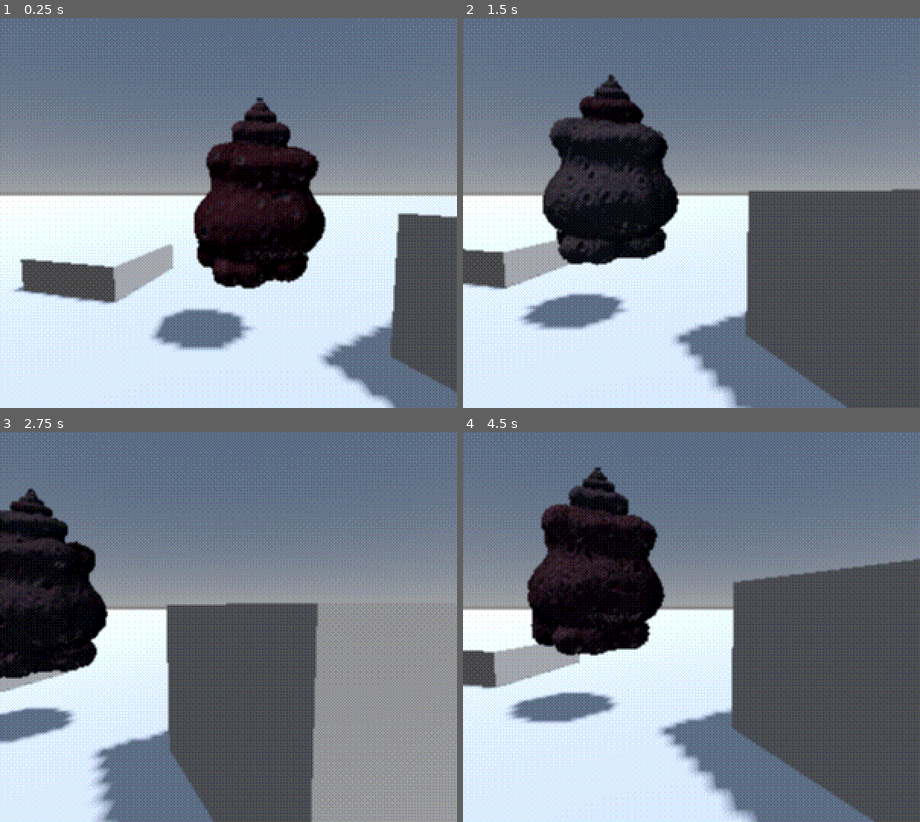
Above: before the commit, frames 1-4 (two rows, left to right).
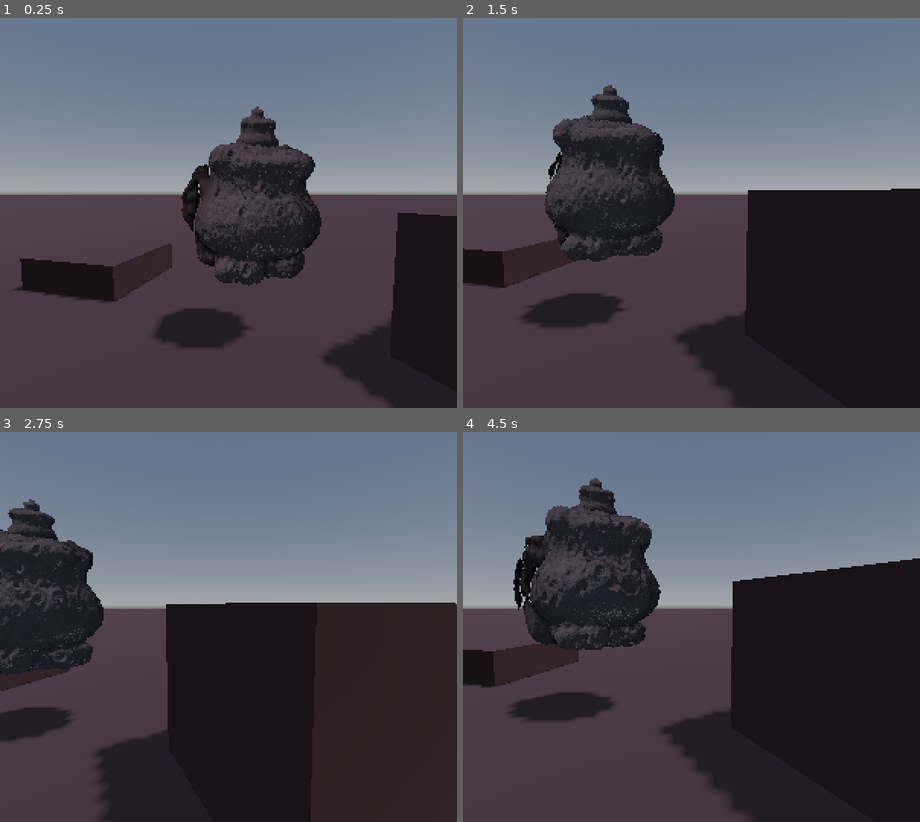
Above: after the commit, the same moments.

Repository: kiwijuice56/gd-fractals
Game: Godot game, scene res://main.tscn
The game is run twice, just before and just after one commit, with the same random seed, the same clock (stepped at 60 frames per second) and the same inputs.
Inputs (mouse positions are in pixels of both pictures, inside the frame that each line leads up to):
- Up to frame 1 (0.25 s): no input
- Up to frame 2 (1.5 s): tap Enter at 0.5 s; move the mouse to (792, 193) at 0.52 s; hold D 0.53-1.25 s; tap Q at 0.6 s; click (792, 193) at 0.67 s; drag from (600, 232) to (668, 291) at 1.27 s
- Up to frame 3 (2.75 s): move the mouse to (274, 541) at 2.02 s; hold D from 2.03 s (still down); tap Shift at 2.1 s
- Up to frame 4 (4.5 s): release D at 2.75 s; drag from (668, 705) to (554, 568) at 2.77 s; move the mouse to (828, 685) at 3.52 s; hold A 3.53-4.25 s; tap Q at 3.6 s; drag from (554, 568) to (622, 529) at 4.27 s

The runs differ from the first frame. In frame 1, 63% of the frame differs, in the area x 0-100%, y 0-100%; in frame 2, 61%; in frame 3, 63%; in frame 4, 69%.

Commit message:
Mandelbulb fusion

Diff:
--- a/examples/bird/bird.gd
+++ b/examples/bird/bird.gd
@@ -2,3 +2,4 @@
 
 func _process(delta: float) -> void:
 	rotate_y(delta * 0.1)
+	rotate_z(delta * 0.01)
--- a/examples/bird/bird.tscn
+++ b/examples/bird/bird.tscn
@@ -12,7 +12,7 @@
 height = 0.7
 
 [node name="Bird" type="MeshInstance3D" unique_id=965001392]
-transform = Transform3D(-0.73475295, 0, 0.23927264, 0, 1, 0, -0.2302999, 0, -0.76337975, 0, 0, 0)
+transform = Transform3D(0.715, 0, 0, 0, 1, 0, 0, 0, 0.8, 0, 0, 0)
 material_override = ExtResource("1_ffvbg")
 cast_shadow = 0
 extra_cull_margin = 16.0
--- a/examples/bird/bird_material.tres
+++ b/examples/bird/bird_material.tres
@@ -31,29 +31,30 @@
 [resource]
 render_priority = 0
 shader = ExtResource("1_vx6m2")
-shader_parameter/max_iterations = 128
+shader_parameter/max_iterations = 100
 shader_parameter/max_bounce = 1
-shader_parameter/collision_threshold = 0.02
+shader_parameter/collision_threshold = 0.015
 shader_parameter/normal_sample_length = 0.016
 shader_parameter/march_proportion = 0.10000000475
 shader_parameter/runaway_threshold = 10.0
-shader_parameter/bounding_radius = 1.155
-shader_parameter/fractal_iterations = 6
+shader_parameter/bounding_radius = 1.145
+shader_parameter/fractal_iterations = 8
 shader_parameter/fractal_color_1 = Color(0.9280552, 0.7603155, 0.81178653, 1)
-shader_parameter/fractal_color_2 = Color(0.6560757, 0.20874333, 0.26570305, 1)
+shader_parameter/fractal_color_2 = Color(0.84, 0.5964, 0.60045993, 1)
 shader_parameter/color_center_point = Vector3(0, 8.805, -0.5)
 shader_parameter/color_balance = 0.1600000076
+shader_parameter/color_frequency = 4.0
 shader_parameter/fractal_animation_amount = 0.2
-shader_parameter/mandelbulb_power = 8.0
+shader_parameter/mandelbulb_power = 4.2
 shader_parameter/mandelbulb_runaway_threshold = 2.0
 shader_parameter/alpha = 4.945
 shader_parameter/beta = -0.04
 shader_parameter/noise = SubResource("NoiseTexture3D_rvi3a")
 shader_parameter/noise_frequency = 1.5
-shader_parameter/portal_center = Vector3(0.51, 0.94, 0.5)
-shader_parameter/portal_offset = Vector3(0.5, 0.815, 0.5)
-shader_parameter/portal_radius = 0.27
-shader_parameter/portal_scale = 1.935
+shader_parameter/portal_center_1 = Vector3(0.5, 0.855, 0.5)
+shader_parameter/portal_offset_1 = Vector3(0.5, 0.47, 0.5)
+shader_parameter/portal_radius_1 = 0.205
+shader_parameter/portal_scale_1 = 2.96
 shader_parameter/sdf_texture = ExtResource("2_vo2so")
 shader_parameter/light_direction = Vector3(0, 1, 0.5)
 shader_parameter/base_smoothness = 24.585
--- a/main.tscn
+++ b/main.tscn
@@ -1,7 +1,6 @@
-[gd_scene load_steps=12 format=3 uid="uid://bmmi6fbli5q4t"]
+[gd_scene load_steps=11 format=3 uid="uid://bmmi6fbli5q4t"]
 
 [ext_resource type="Script" uid="uid://ddqpmv4pp7myy" path="res://free_look_camera.gd" id="2_0xm2m"]
-[ext_resource type="PackedScene" uid="uid://cyg8hpbibrrl2" path="res://examples/bunny/bunny.tscn" id="2_h2yge"]
 [ext_resource type="PackedScene" uid="uid://d4cw3m0wkykjp" path="res://examples/bird/bird.tscn" id="3_1bvp3"]
 [ext_resource type="Shader" uid="uid://txdiegqab6us" path="res://dither.gdshader" id="3_h2yge"]
 
@@ -15,9 +14,12 @@
 sky = SubResource("Sky_h2yge")
 volumetric_fog_enabled = true
 volumetric_fog_density = 0.3
-volumetric_fog_albedo = Color(0.9547927, 0.9026788, 0.9360225, 1)
+volumetric_fog_albedo = Color(0.65, 0.50049996, 0.5279083, 1)
+volumetric_fog_emission = Color(0.23, 0.1472, 0.19273998, 1)
+volumetric_fog_anisotropy = 0.74
 
 [sub_resource type="StandardMaterial3D" id="StandardMaterial3D_1bvp3"]
+albedo_color = Color(0.34, 0.2516, 0.26928002, 1)
 
 [sub_resource type="PlaneMesh" id="PlaneMesh_0xm2m"]
 
@@ -33,6 +35,7 @@
 [node name="DirectionalLight3D" type="DirectionalLight3D" parent="." unique_id=904793790]
 transform = Transform3D(1, 0, 0, 0, -0.50000006, 0.8660254, 0, -0.8660254, -0.50000006, 0, 1, 0)
 light_energy = 0.2
+light_volumetric_fog_energy = 2.0
 shadow_enabled = true
 shadow_blur = 2.0
 
@@ -43,10 +46,6 @@
 transform = Transform3D(-4.3545054e-08, -0.08715574, 0.9961947, -3.8096983e-09, 0.9961947, 0.08715574, -1, -4.440892e-16, -4.371139e-08, 1.6558222, 0.6141418, 0.15462565)
 script = ExtResource("2_0xm2m")
 sensitivity = 0.2
-
-[node name="BunnyScene" parent="." unique_id=965001392 instance=ExtResource("2_h2yge")]
-transform = Transform3D(0.8660254, 0, 0.5, 0, 1, 0, -0.5, 0, 0.8660254, -1.9, 0.5, -0.90000004)
-visible = false
 
 [node name="BirdScene" parent="." unique_id=2124899352 instance=ExtResource("3_1bvp3")]
 transform = Transform3D(0.7880831, 0, 0.39999998, 0, 0.99999994, 0, -0.45499998, 0, 0.69282025, 0, 0.5, 0)
@@ -69,6 +68,7 @@
 mesh = SubResource("BoxMesh_0xm2m")
 
 [node name="Dither" type="ColorRect" parent="." unique_id=1953038721]
+visible = false
 material = SubResource("ShaderMaterial_1bvp3")
 anchors_preset = 15
 anchor_right = 1.0
--- a/rendering/raymarcher.gdshader
+++ b/rendering/raymarcher.gdshader
@@ -6,6 +6,7 @@
 const float SMOOTH_UNION_MULTIPLIER = 4.0; // See smooth_union(...)
 const float BOUNCE_EPSILON_MULTIPLIER = 4.0; // Controls how far a ray should move away from a surface to prevent artifacts during shadows/bounces
 const float SHADOW_EPSILON_MULTIPLIER = 4.0;
+const float DR_MIX = 0.3;
 
 group_uniforms raymarching;
 uniform int max_iterations = 256; // Max iterations any ray can march
@@ -21,7 +22,8 @@
 uniform vec4 fractal_color_1: source_color = vec4(0.6, 0.0, 0.5, 1.0);
 uniform vec4 fractal_color_2: source_color = vec4(0.0, 0.3, 0.2, 1.0);
 uniform vec3 color_center_point = vec3(0.0, 0.5, -0.5); // Color parameters for fractal algorithms
-uniform float color_balance: hint_range(0.0, 1.0) = 0.5; // Sliding scale for the two fractal colors
+uniform float color_balance: hint_range(0.0, 1.0) = 0.5; // Sliding scale for the two fractal colors (mandelbulb only)
+uniform float color_frequency = 4.0;
 uniform float fractal_animation_amount = 0.3;
 
 group_uniforms mandelbulb;
@@ -33,10 +35,10 @@
 uniform float beta = -0.135; // "thickness" of fractal surface
 uniform sampler3D noise: repeat_enable, filter_linear; // Used to give surface fractal-like detail
 uniform float noise_frequency = 2.0;
-uniform vec3 portal_center = vec3(0.5, 0.6, 0.0); // Position of the portal
-uniform vec3 portal_offset = vec3(0.45, 0.6, 0.2); // Position that the portal should teleport to
-uniform float portal_radius = 0.3;
-uniform float portal_scale = 4.0;
+uniform vec3 portal_center_1 = vec3(0.5, 0.6, 0.0); // Position of the portal
+uniform vec3 portal_offset_1 = vec3(0.45, 0.6, 0.2); // Position that the portal should teleport to
+uniform float portal_radius_1 = 0.3;
+uniform float portal_scale_1 = 4.0;
 
 group_uniforms mesh;
 uniform sampler3D sdf_texture: repeat_disable, filter_linear; // Signed distance function
@@ -89,20 +91,20 @@
 	vec3 x = p;
 	float r = 0.0;
 	float dr = 1.0;
-
+	float animated_power = mandelbulb_power + sin(TIME) * 1.0;
 	for (int i = 0; i < fractal_iterations; i++) {
 		r = length(x);
 		if (r > mandelbulb_runaway_threshold) {
 			break;
 		}
-		dr = pow(r, mandelbulb_power - 1.0) * mandelbulb_power * dr;
+		dr = pow(r, animated_power - 1.0) * animated_power * dr;
 
 		// Mandelbulb folding
 		float theta = acos(x.z / r);
 		float phi = atan(x.y, x.x);
-		theta = theta * mandelbulb_power;
-		phi = phi * mandelbulb_power;
-		x = p + pow(r, mandelbulb_power) * vec3(sin(theta) * cos(phi), sin(phi) * sin(theta), cos(theta));
+		theta = theta * animated_power;
+		phi = phi * animated_power;
+		x = p + pow(r, animated_power) * vec3(sin(theta) * cos(phi), sin(phi) * sin(theta), cos(theta));
 		collision_info.r = min(collision_info.r, length(x - color_center_point));
 	}
 	collision_info.r *= color_balance;
@@ -145,30 +147,44 @@
 
 	for (int i = 0; i < fractal_iterations; i++) {
 		r = length(x);
-
-		float dist_to_portal = length(x.xyz - portal_center);
-		if (dist_to_portal < portal_radius) {
-			x.xyz = dist_to_portal * normalize(x.xyz - portal_center) * portal_scale + portal_offset;
-			dr *= portal_scale;
+		float dist_to_portal_1 = length(x.xyz - portal_center_1);
+		if (dist_to_portal_1 <= portal_radius_1) {
+			x.xyz = dist_to_portal_1 * normalize(x.xyz - portal_center_1) * portal_scale_1 + portal_offset_1;
+			dr *= portal_scale_1;
 		} else {
 			vec3 D = normalize(texture(noise, fractal_animation_amount * sin(vec3(0.2, 0.3, 0.2) * TIME) + noise_frequency * x.xyz).rgb);
 			vec3 _garbage;
 			float R = exp(alpha * (mesh_DE(x.xyz, _garbage) + beta + fractal_animation_amount *  0.01 * sin(TIME) - 0.01));
-			vec3 x_prev = x.xyz;
 			x.xyz = D * R;
 			float dr_scale = alpha * R * (1.0 + noise_frequency);
 			dr = dr * dr_scale;
-			dr = mix(dr, sqrt(dr), 0.3);
-			collision_info.r += 4.0 * exp(D.x);
+			dr = mix(dr, sqrt(dr), DR_MIX); // More resistant to noise
+			collision_info.r += color_frequency * exp(D.x);
 		}
 	}
 	return  r / dr;
 }
 
 float world_DE(vec3 p, inout int collider_id, inout vec3 collision_info) {
-	collider_id = 1;
-	collision_info = vec3(1.0, MAX_DISTANCE, 0.0);
-	return mesh_fractal_DE(p, collision_info);
+
+	vec3 mesh_collision_info = vec3(1.0, MAX_DISTANCE, 0.0);
+	vec3 mandel_collision_info = vec3(1.0, MAX_DISTANCE, 0.0);
+
+	float mesh_dist = mesh_fractal_DE(p, mesh_collision_info);
+	float mandel_dist = mandelbulb_DE(vec3(3.0, 4.0, 4.0) * p - vec3(-1.2, 0.0, 0.0), mandel_collision_info);
+	float dist = smooth_union(mesh_dist, mandel_dist, 0.15);
+
+	if (mesh_dist < mandel_dist) {
+		collider_id = 1;
+		collision_info = mesh_collision_info;
+		return dist;
+	} else {
+		collider_id = 0;
+		collision_info = mesh_collision_info;
+		return dist;
+	}
+
+	return mesh_dist;
 }
 
 int march(inout vec3 ray_pos, vec3 ray_dir, inout int id, inout vec3 collision_info) {
